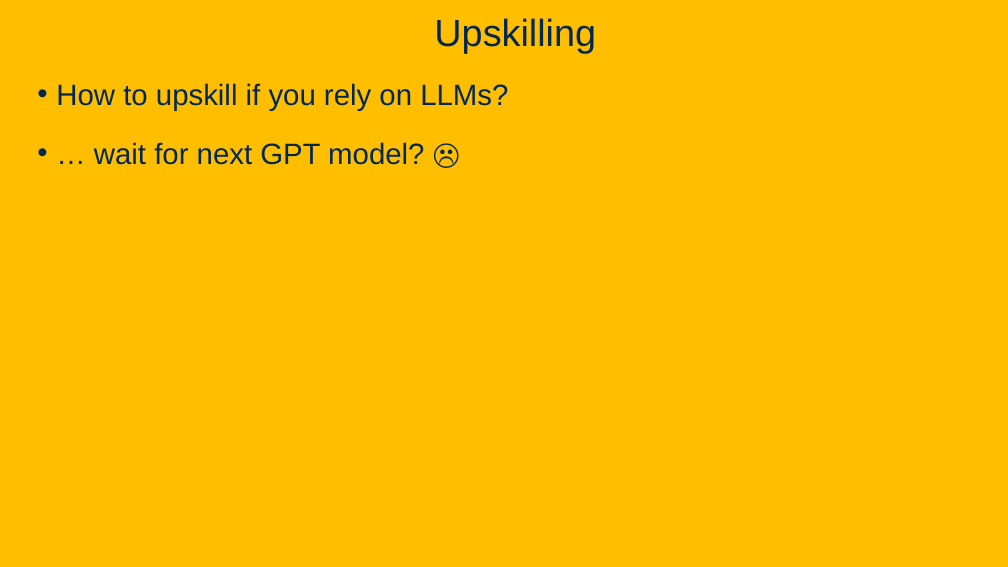
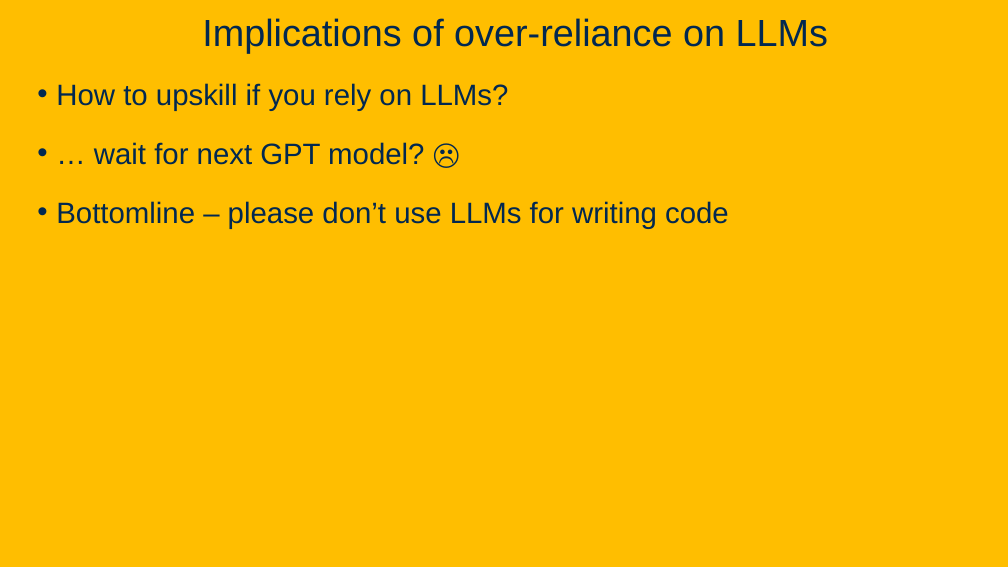
Before and after one commit to davsec-teaching/ecs160-f25, a slide deck: slide 11 of slides/1_logistics_and_course_introduction.pptx. Drawn at 1008x567 pixels with LibreOffice and Linux fonts; fonts in the diff are those of the drawing; background and template pictures are left out. Boxes give left, top, right and bottom in pixels: in the first picture for what was removed or moved away, otherwise in the second. Text is boxed around its words. In the diff, an @@ line names an element or a change of style, - is before the commit and + after.

```diff
--- a/slides/1_logistics_and_course_introduction.pptx
+++ b/slides/1_logistics_and_course_introduction.pptx
@@ title at bbox=[202, 18, 828, 53]: text changed @@
-Upskilling
+Implications of over-reliance on LLMs
@@ text at bbox=[56, 201, 729, 229]: paragraph added @@
+• Bottomline – please don’t use LLMs for writing code
```
Also in this commit, not shown: 1 other slide changed, 1 slide added, 3 other files.
